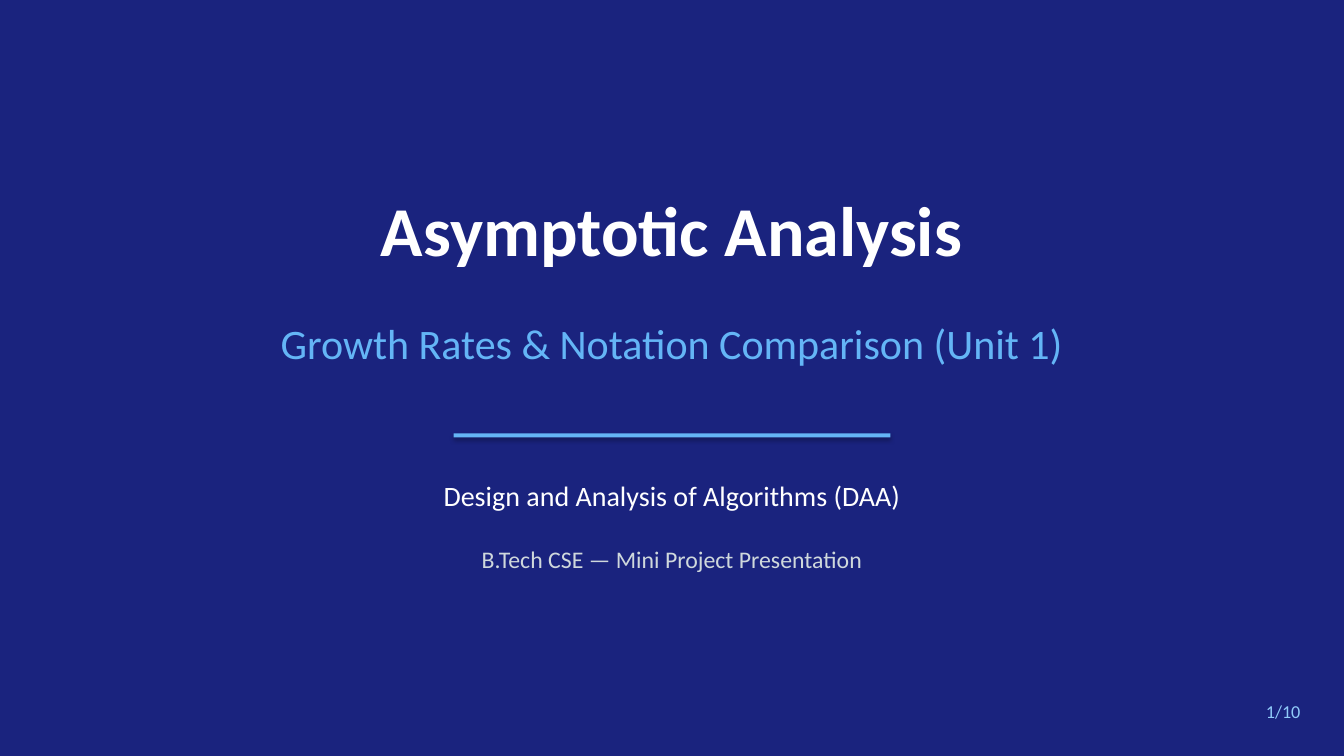
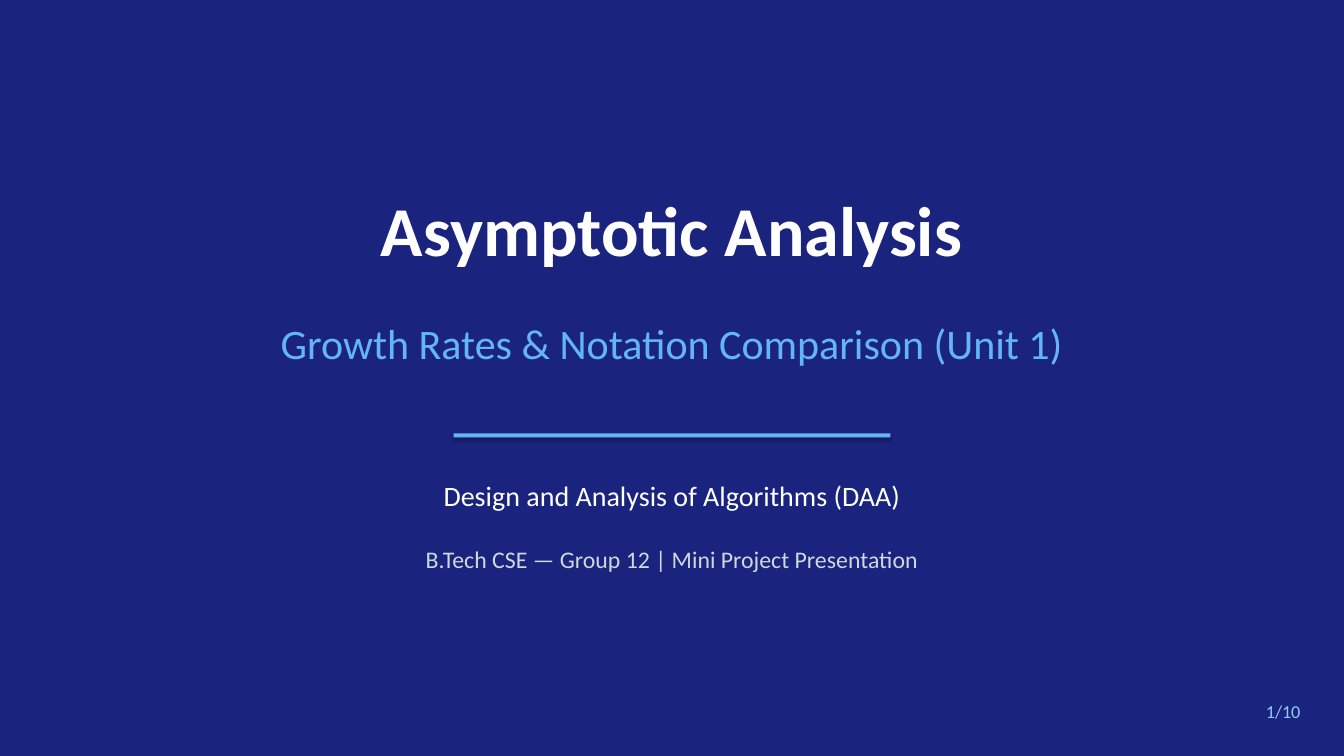
Before and after one commit to ailenikrishnasahithi26-a11y/DAA-Macro-Project-Group12, a slide deck: slide 2 of Group12_DAA_Macro_Project.pptx (slide 1 before the commit). Drawn at 1344x756 pixels with LibreOffice and Linux fonts; fonts in the diff are those of the drawing. Boxes give left, top, right and bottom in pixels: in the first picture for what was removed or moved away, otherwise in the second. Text is boxed around its words. In the diff, an @@ line names an element or a change of style, - is before the commit and + after.

Commit message:
Add Group 12 cover and section headers to presentation

```diff
--- a/Group12_DAA_Macro_Project.pptx
+++ b/Group12_DAA_Macro_Project.pptx
@@ text at bbox=[426, 551, 918, 572]: text changed @@
-B.Tech CSE — Mini Project Presentation
+B.Tech CSE — Group 12 | Mini Project Presentation
```
Also in this commit, not shown: 3 other slides changed, 1 slide added.
